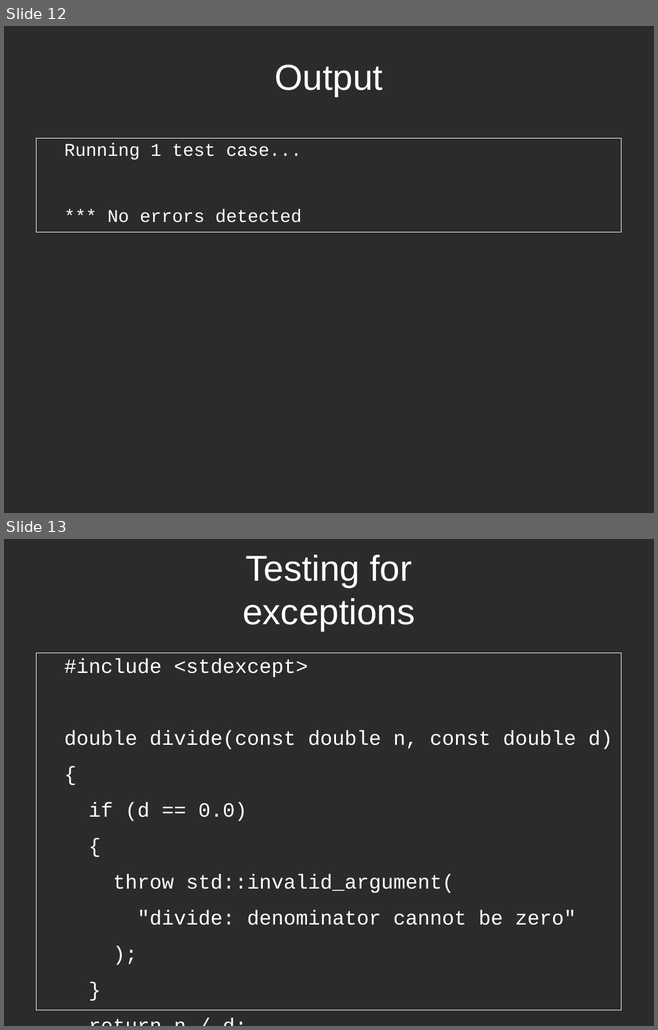
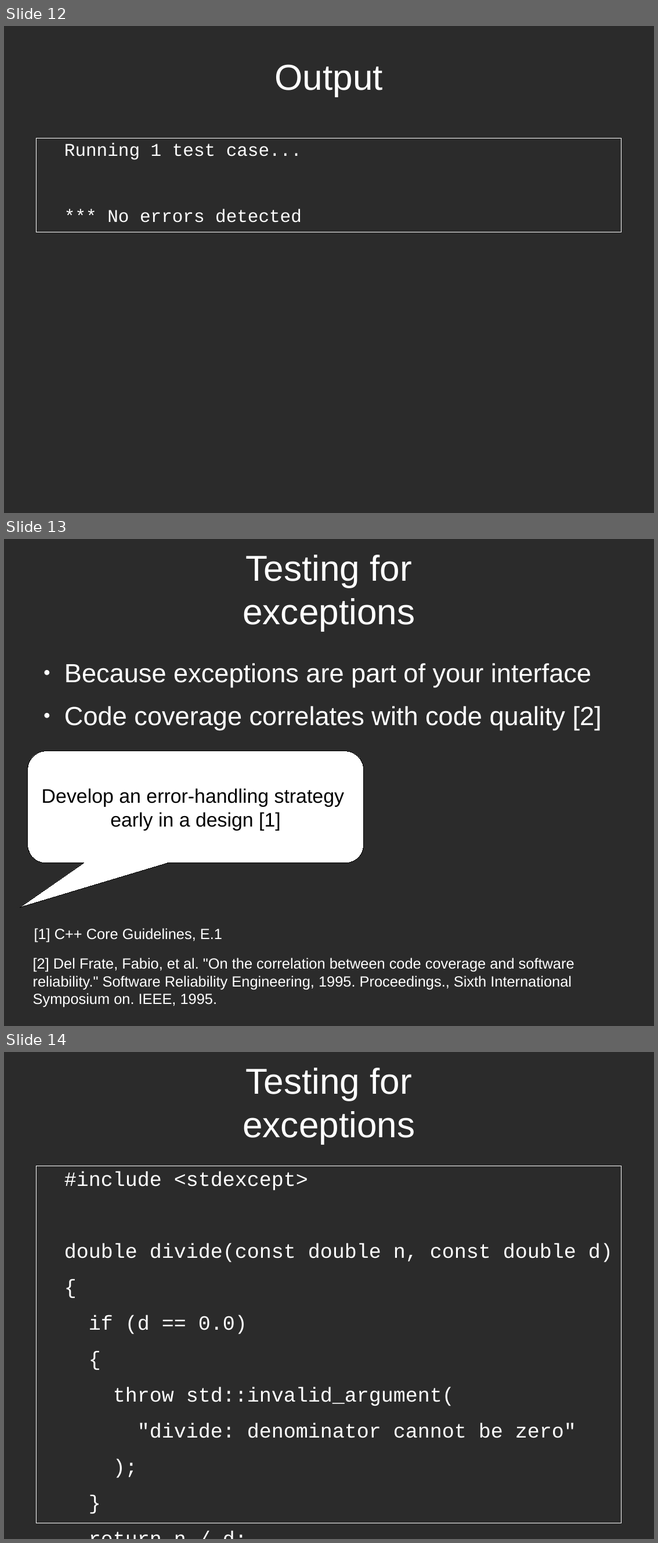
Before and after one commit to richelbilderbeek/CppPresentations, a slide deck: BoostTest/BoostTest.odp. Shown one above the other, each under a label of ours: slides 12 and 13 before the commit, slides 12, 13 and 14 after it. The pictures are 658x1030 and 658x1543 pixels, drawn with LibreOffice and Linux fonts; fonts in the diff are those of the drawing; background and template pictures are left out; a plain dark background stands for a picture behind light text. Boxes give left, top, right and bottom in pixels: in the first picture for what was removed or moved away, otherwise in the second. Text is boxed around its words. In the diff, an @@ line names an element or a change of style, - is before the commit and + after.

```diff
--- a/BoostTest/BoostTest.odp
+++ b/BoostTest/BoostTest.odp
@@ slide 13 added at bbox=[4, 539, 654, 1026], background picture (left out) @@
@@ title added at bbox=[242, 555, 415, 631], 44 pt, text #FFFFFF @@
+Testing for exceptions
@@ text added at bbox=[64, 663, 601, 730], 32 pt, text #FFFFFF @@
+● Because exceptions are part of your interface
+● Code coverage correlates with code quality [2]
@@ rounded speech box added at bbox=[28, 751, 364, 863], fill #FFFFFF, outline #000000 0 pt, 24 pt, text #000000 @@
+Develop an error-handling strategy
+early in a design [1]
@@ text added at bbox=[34, 928, 222, 943], 18 pt, text #FFFFFF @@
+[1] C++ Core Guidelines, E.1
@@ text added at bbox=[33, 958, 574, 1008], 18 pt, text #FFFFFF @@
+[2] Del Frate, Fabio, et al. "On the correlation between code coverage and software reliability." Software Reliability Engineering, 1995. Proceedings., Sixth International Symposium on. IEEE, 1995.
@@ what was slide 13 is now slide 14 @@
```
Also in this commit, not shown: 2 slides changed, 2 other slides added, 8 other files.
